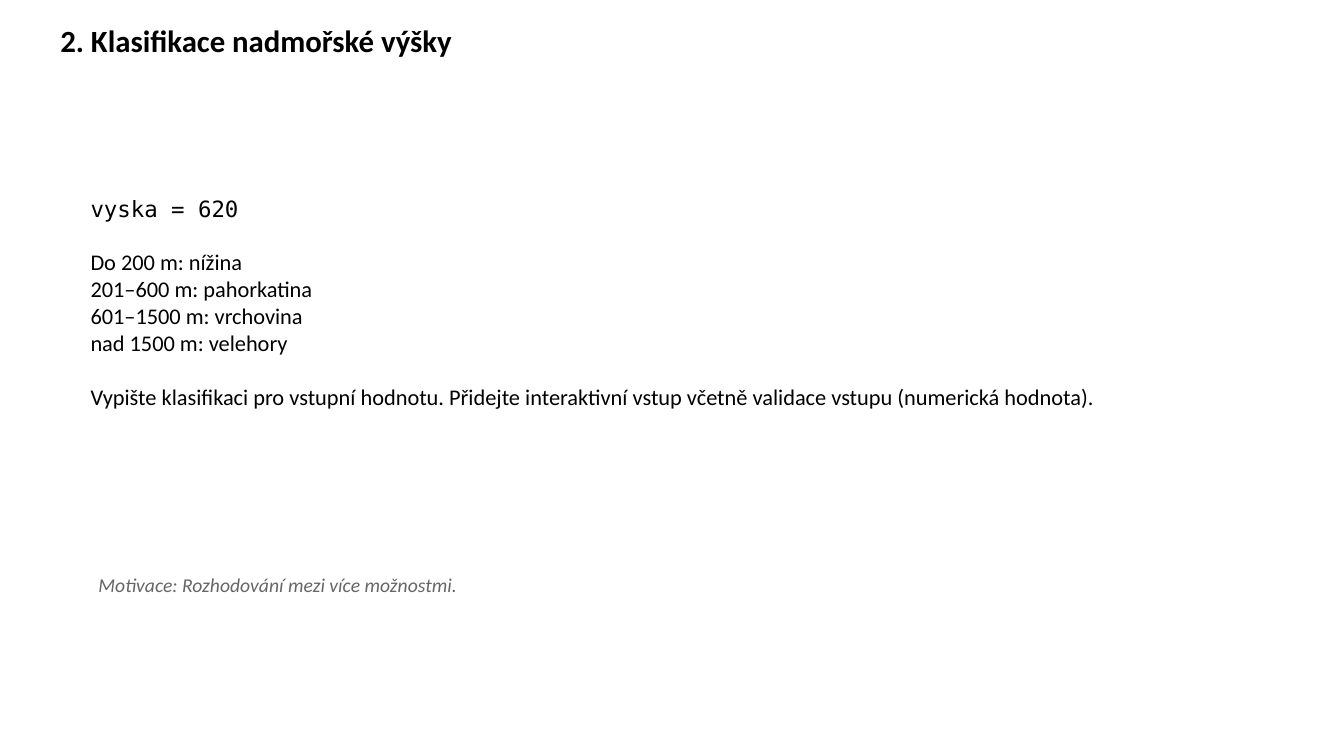
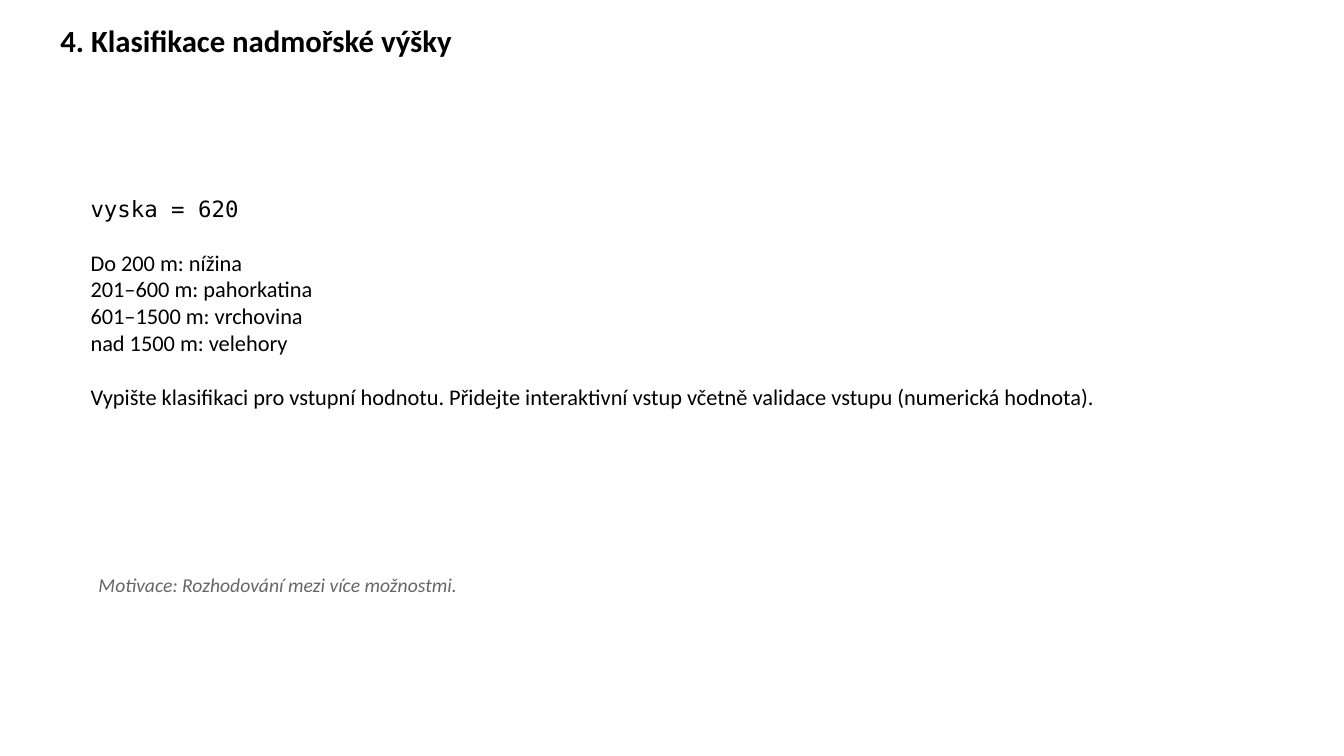
Before and after one commit to k155cvut/uvin, a slide deck: slide 5 of cviceni/cv4/uvin_cv4.pptx (slide 3 before the commit). Drawn at 1344x756 pixels with LibreOffice and Linux fonts; fonts in the diff are those of the drawing. Boxes give left, top, right and bottom in pixels: in the first picture for what was removed or moved away, otherwise in the second. Text is boxed around its words. In the diff, an @@ line names an element or a change of style, - is before the commit and + after.

```diff
--- a/cviceni/cv4/uvin_cv4.pptx
+++ b/cviceni/cv4/uvin_cv4.pptx
@@ text at [60,30,452,57]: text changed @@
-2. Klasifikace nadmořské výšky
+4. Klasifikace nadmořské výšky
```
Also in this commit, not shown: 10 other slides changed, 2 slides added, 1 other file.
